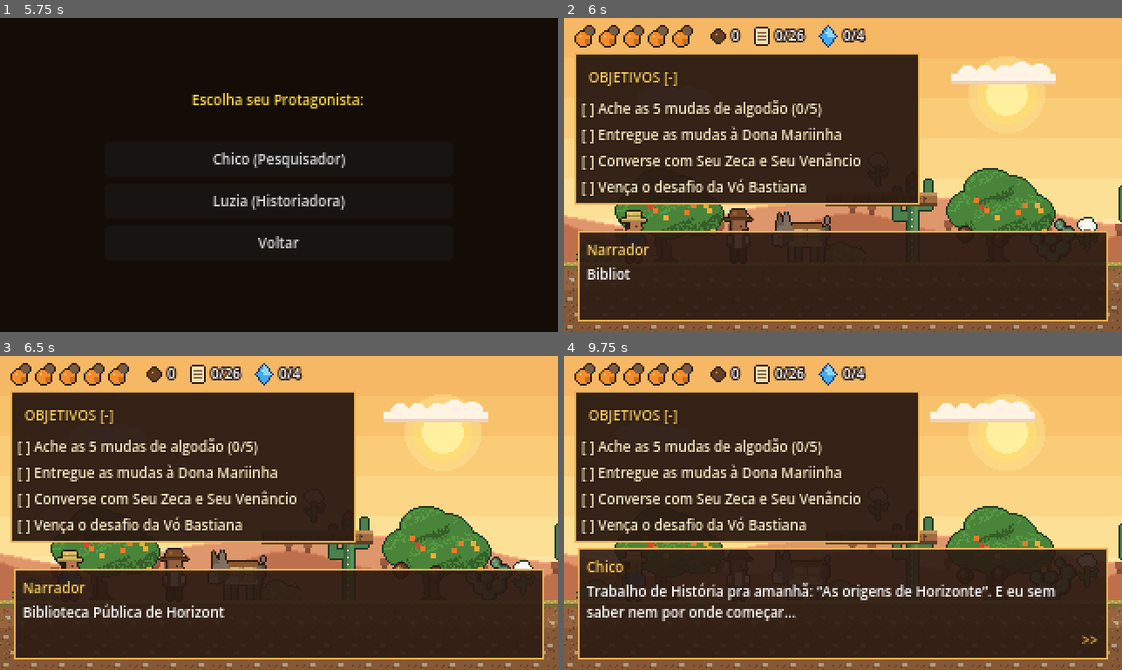
Above: before the commit, frames 1-4 (two rows, left to right).
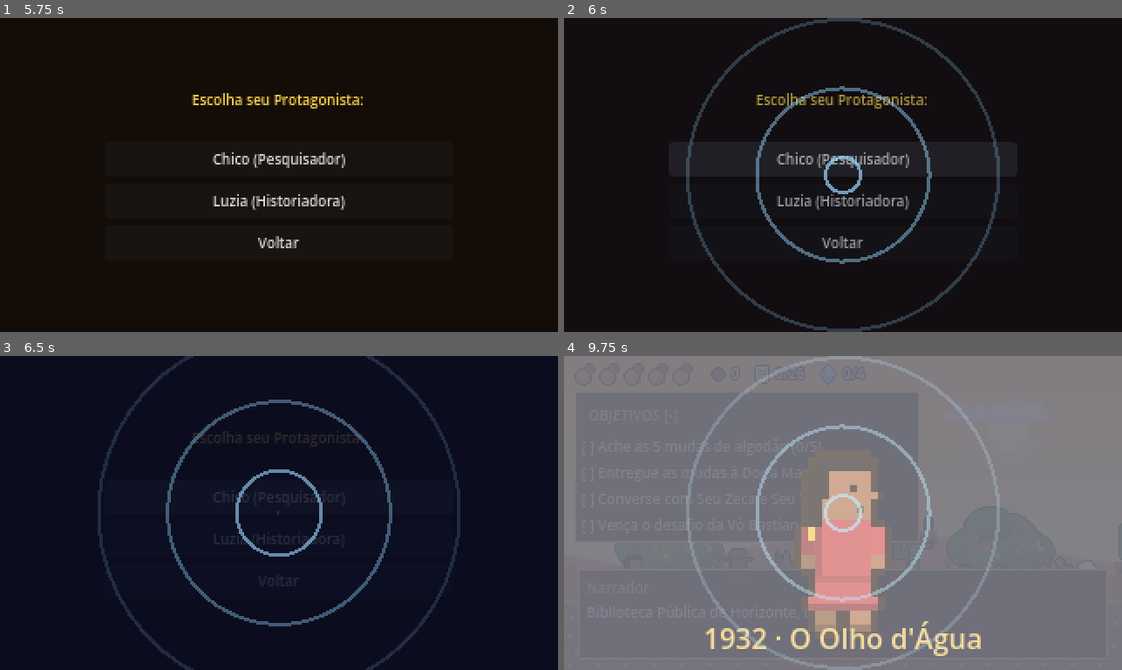
Above: after the commit, the same moments.

Repository: helicleiton/horizonte-jornada-no-tempo
Game: Godot game, scene res://scenes/ui/menu_inicial.tscn
Two runs of this game, one before a commit and one after it. Both use one fixed random seed, a clock stepped at 60 frames per second and the inputs below.
Inputs (mouse positions are in pixels of both pictures, inside the frame that each line leads up to):
- Up to frame 1 (5.75 s): click "JOGAR (FASE 1)" at 0.5 s; click "JOGAR (FASE 1)" at 1.25 s; click "ESCOLHER FASE" at 2 s; click "CRÉDITO & FONTES" at 2.75 s; click "TELA CHEIA: NÃO" at 3.5 s; click "SOM: SIM" at 4.25 s; click "NARRAÇÃO: SIM" at 5 s
- Up to frame 2 (6 s): click "Chico (Pesquisador)" at 5.75 s
- Up to frame 3 (6.5 s): no input
- Up to frame 4 (9.75 s): tap Enter at 6.5 s; move the mouse to (965, 497) at 6.52 s; hold D (mover_direita) 6.53-7.25 s; hold Tab (almanaque) 6.53-7.25 s; click (965, 497) at 6.67 s; tap Space (pular) at 6.77 s; drag from (731, 528) to (630, 575) at 7.27 s; move the mouse to (898, 443) at 8.02 s; hold A (mover_esquerda) 8.03-8.75 s; hold M (mudo) 8.03-8.75 s; drag from (815, 575) to (876, 503) at 8.77 s; move the mouse to (1010, 560) at 9.52 s; hold D (mover_direita) from 9.53 s (still down); tap Q at 9.6 s

Frame 1 is identical in both runs. In frame 2, 95% of the frame differs, in the area x 0-100%, y 0-100%; in frame 3, 100%; in frame 4, 100%.

Commit message:
Animação de teletransporte entre fases (viajante do tempo)
Co-Authored-By: Claude Haiku 5.5 <noreply@anthropic.com>

Diff:
--- a/scripts/ui/menu_inicial.gd
+++ b/scripts/ui/menu_inicial.gd
@@ -344,4 +344,6 @@
 func _iniciar_jogo(nome: String) -> void:
 	GameState.nome_protagonista = nome
 	AudioManager.tocar("escolha")
-	get_tree().change_scene_to_file(_proxima_fase)
+	var viagem := TransicaoTempo.new()
+	viagem.caminho = _proxima_fase
+	get_tree().root.add_child(viagem)
--- a/scripts/ui/tela_fim_fase.gd
+++ b/scripts/ui/tela_fim_fase.gd
@@ -83,7 +83,9 @@
 
 func _trocar_cena(caminho: String) -> void:
 	get_tree().paused = false
-	get_tree().change_scene_to_file(caminho)
+	var viagem := TransicaoTempo.new()
+	viagem.caminho = caminho
+	get_tree().root.add_child(viagem)
 
 
 func _botao(texto: String, acao: Callable) -> void:
--- /dev/null
+++ b/scripts/ui/transicao_tempo.gd
@@ -0,0 +1,106 @@
+class_name TransicaoTempo
+extends CanvasLayer
+## Animação de teletransporte entre as fases: o viajante do tempo (Chico ou Luzia)
+## surge em ondas de luz, aparece o ano do novo cenário e então a fase começa.
+
+## Ano e lugar mostrados ao chegar em cada fase.
+const DESTINOS := {
+	"res://scenes/levels/fase_teste.tscn": "1932 · O Olho d'Água",
+	"res://scenes/levels/fase2.tscn": "1987 · A emancipação",
+	"res://scenes/levels/fase2b.tscn": "1988 · A primeira eleição",
+	"res://scenes/levels/fase3.tscn": "1990 · O polo industrial",
+	"res://scenes/levels/fase4.tscn": "Hoje · Plantar o futuro",
+	"res://scenes/levels/fase5.tscn": "2000 · A cidade que se reinventa",
+	"res://scenes/levels/fase6.tscn": "Hoje · As águas de Horizonte",
+	"res://scenes/levels/fase7.tscn": "Hoje · A festa de São João",
+	"res://scenes/levels/fase_carro.tscn": "Hoje · Dirigindo pela cidade",
+	"res://scenes/levels/fase9.tscn": "2020 a 2026 · Os anos recentes",
+}
+
+var caminho := ""
+var _progresso := 0.0
+var _viajante: TextureRect
+var _legenda: Label
+var _veu: ColorRect
+var _flash: ColorRect
+var _aneis: Aneis
+
+
+func _ready() -> void:
+	layer = 40
+	process_mode = Node.PROCESS_MODE_ALWAYS
+
+	_veu = ColorRect.new()
+	_veu.color = Color(0.04, 0.05, 0.14, 0.0)
+	_veu.set_anchors_and_offsets_preset(Control.PRESET_FULL_RECT)
+	add_child(_veu)
+
+	var protagonista := "luzia" if GameState.nome_protagonista == "Luzia" else "chico"
+	var folha: Texture2D = load("res://assets/sprites/%s.png" % protagonista)
+	_viajante = TextureRect.new()
+	var quadro := AtlasTexture.new()
+	quadro.atlas = folha
+	quadro.region = Rect2(0, 0, 24, 36)
+	_viajante.texture = quadro
+	_viajante.stretch_mode = TextureRect.STRETCH_SCALE
+	_viajante.texture_filter = CanvasItem.TEXTURE_FILTER_NEAREST
+	_viajante.size = Vector2(96, 144)
+	_viajante.position = Vector2(112, 18)
+	_viajante.pivot_offset = Vector2(48, 72)
+	_viajante.modulate.a = 0.0
+	_viajante.scale = Vector2(0.1, 0.1)
+	add_child(_viajante)
+
+	_legenda = Label.new()
+	_legenda.text = DESTINOS.get(caminho, "")
+	_legenda.horizontal_alignment = HORIZONTAL_ALIGNMENT_CENTER
+	_legenda.set_anchors_and_offsets_preset(Control.PRESET_FULL_RECT)
+	_legenda.offset_top = 150
+	_legenda.add_theme_font_size_override("font_size", 16)
+	_legenda.add_theme_color_override("font_color", Color("f4c95d"))
+	_legenda.modulate.a = 0.0
+	add_child(_legenda)
+
+	_aneis = Aneis.new()
+	_aneis.set_anchors_and_offsets_preset(Control.PRESET_FULL_RECT)
+	add_child(_aneis)
+
+	_flash = ColorRect.new()
+	_flash.color = Color(1, 1, 1, 0.0)
+	_flash.set_anchors_and_offsets_preset(Control.PRESET_FULL_RECT)
+	add_child(_flash)
+
+	var sequencia := create_tween()
+	sequencia.tween_property(_veu, "color:a", 0.85, 0.5)
+	sequencia.tween_property(self, "_progresso", 1.0, 1.4)
+	sequencia.parallel().tween_property(_viajante, "modulate:a", 1.0, 0.5)
+	sequencia.parallel().tween_property(_viajante, "scale", Vector2(1, 1), 0.9).set_trans(Tween.TRANS_BACK)
+	sequencia.tween_property(_legenda, "modulate:a", 1.0, 0.4)
+	sequencia.tween_interval(0.5)
+	sequencia.tween_property(_flash, "color:a", 1.0, 0.25)
+	sequencia.tween_callback(_trocar)
+
+
+func _process(_delta: float) -> void:
+	# O viajante treme enquanto a energia do teletransporte cresce.
+	_viajante.position.x = 112.0 + sin(Time.get_ticks_msec() * 0.05) * 2.0 * _progresso
+	_aneis.progresso = _progresso
+	_aneis.queue_redraw()
+
+
+## Anéis de luz que se expandem a partir do viajante.
+class Aneis extends Control:
+	var progresso := 0.0
+
+	func _draw() -> void:
+		var centro := Vector2(160, 90)
+		for i in 3:
+			var fase := fmod(progresso + i * 0.33, 1.0)
+			var raio := 10.0 + fase * 120.0
+			var alfa := (1.0 - fase) * 0.7
+			draw_arc(centro, raio, 0.0, TAU, 48, Color(0.6, 0.85, 1.0, alfa), 2.0)
+
+
+func _trocar() -> void:
+	get_tree().change_scene_to_file(caminho)
+	queue_free()
Not shown, added: scripts/ui/transicao_tempo.gd.uid
Not shown, changed: .gitignore
